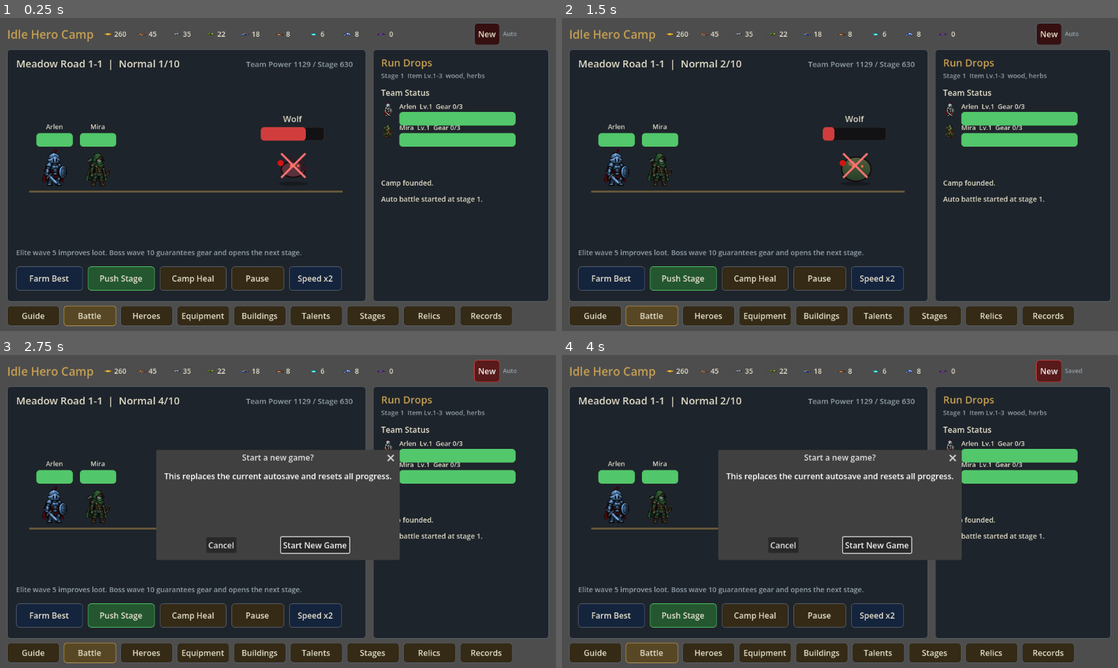
Above: before the commit, frames 1-4 (two rows, left to right).
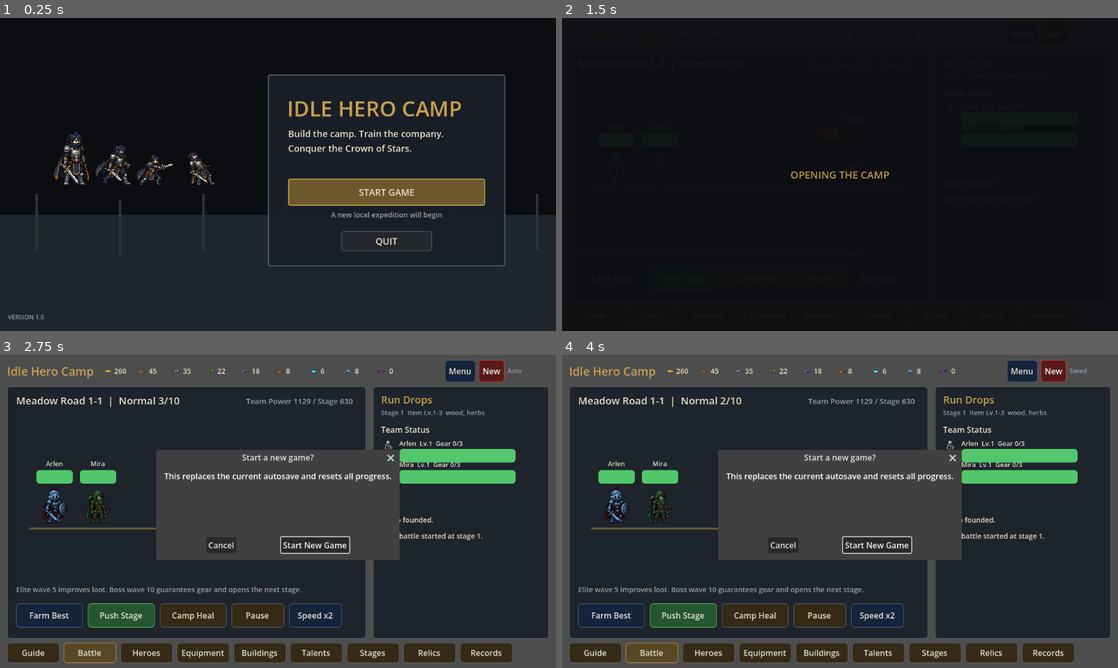
Above: after the commit, the same moments.

Repository: biiuug/Coin-Dash
Game: Godot game, scene res://TitleMenu.tscn
The game is run twice, just before and just after one commit, with the same random seed, the same clock (stepped at 60 frames per second) and the same inputs. Before the commit the project starts from res://Main.tscn.
Inputs (mouse positions are in pixels of both pictures, inside the frame that each line leads up to):
- Up to frame 1 (0.25 s): no input
- Up to frame 2 (1.5 s): click (951, 193) at 0.5 s, where only the run after the commit has a clickable "START GAME"; click (1023, 33) at 1.25 s, where only the run after the commit has a clickable "Menu"
- Up to frame 3 (2.75 s): click "New" at 2 s
- Up to frame 4 (4 s): click "Start New Game" at 2.75 s; click "New" at 3.5 s

The runs differ from the first frame. In frame 1, 60% of the frame differs, in the area x 0-100%, y 0-100%; in frame 2, 99%; in frame 3, 0.6%; in frame 4, 0.6%.

Commit message:
Add title menu and scene transitions

Diff:
--- a/Main.gd
+++ b/Main.gd
@@ -190,14 +190,18 @@
 	header.add_child(title)
 
 	resource_row = HBoxContainer.new()
-	resource_row.custom_minimum_size = Vector2(726, 38)
+	resource_row.custom_minimum_size = Vector2(668, 38)
 	resource_row.add_theme_constant_override("separation", 8)
 	header.add_child(resource_row)
 
 	var menu := HBoxContainer.new()
-	menu.custom_minimum_size = Vector2(148, 38)
+	menu.custom_minimum_size = Vector2(206, 38)
 	menu.add_theme_constant_override("separation", 6)
 	header.add_child(menu)
+	var title_button := _make_button("Menu", Vector2(54, 30), false, BLUE)
+	title_button.tooltip_text = "Save and return to the title screen."
+	title_button.pressed.connect(_on_title_menu)
+	menu.add_child(title_button)
 	var reset_button := _make_button("New", Vector2(48, 30), false, BAD)
 	reset_button.tooltip_text = "Start a fresh save file."
 	reset_button.pressed.connect(_on_new_game_requested)
@@ -1208,6 +1212,11 @@
 		new_game_dialog.popup_centered(Vector2i(440, 180))
 
 
+func _on_title_menu() -> void:
+	_save_game(false)
+	SceneTransition.change_scene("res://TitleMenu.tscn", "RETURNING TO CAMP")
+
+
 func _on_new_game() -> void:
 	heroes.clear()
 	inventory.clear()
--- /dev/null
+++ b/SceneTransition.gd
@@ -0,0 +1,66 @@
+extends CanvasLayer
+
+const FADE_TIME := 0.28
+const LOAD_HOLD_TIME := 0.65
+
+var blocker: ColorRect
+var loading_label: Label
+var transitioning := false
+
+
+func _ready() -> void:
+	layer = 1000
+	process_mode = Node.PROCESS_MODE_ALWAYS
+
+	blocker = ColorRect.new()
+	blocker.color = Color(0.045, 0.052, 0.065, 1.0)
+	blocker.set_anchors_preset(Control.PRESET_FULL_RECT)
+	blocker.mouse_filter = Control.MOUSE_FILTER_STOP
+	blocker.modulate.a = 0.0
+	blocker.visible = false
+	add_child(blocker)
+
+	loading_label = Label.new()
+	loading_label.text = "PREPARING EXPEDITION"
+	loading_label.horizontal_alignment = HORIZONTAL_ALIGNMENT_CENTER
+	loading_label.vertical_alignment = VERTICAL_ALIGNMENT_CENTER
+	loading_label.add_theme_font_size_override("font_size", 20)
+	loading_label.add_theme_color_override("font_color", Color(0.78, 0.63, 0.32))
+	loading_label.position = Vector2(350, 292)
+	loading_label.size = Vector2(400, 36)
+	blocker.add_child(loading_label)
+
+
+func change_scene(scene_path: String, message: String = "PREPARING EXPEDITION") -> void:
+	if transitioning:
+		return
+	transitioning = true
+	loading_label.text = message
+	blocker.visible = true
+	blocker.modulate.a = 0.0
+
+	var fade_out := create_tween()
+	fade_out.set_pause_mode(Tween.TWEEN_PAUSE_PROCESS)
+	fade_out.tween_property(blocker, "modulate:a", 1.0, FADE_TIME)
+	await fade_out.finished
+
+	var error := get_tree().change_scene_to_file(scene_path)
+	if error != OK:
+		loading_label.text = "SCENE FAILED TO LOAD"
+		await get_tree().create_timer(1.0, true, false, true).timeout
+		_finish_transition()
+		return
+
+	await get_tree().process_frame
+	await get_tree().create_timer(LOAD_HOLD_TIME, true, false, true).timeout
+	var fade_in := create_tween()
+	fade_in.set_pause_mode(Tween.TWEEN_PAUSE_PROCESS)
+	fade_in.tween_property(blocker, "modulate:a", 0.0, FADE_TIME)
+	await fade_in.finished
+	_finish_transition()
+
+
+func _finish_transition() -> void:
+	blocker.visible = false
+	blocker.modulate.a = 0.0
+	transitioning = false
--- /dev/null
+++ b/TitleMenu.gd
@@ -0,0 +1,122 @@
+extends Control
+
+const ACCENT := Color(0.78, 0.63, 0.32)
+const TEXT_MAIN := Color(0.90, 0.88, 0.80)
+const TEXT_MUTED := Color(0.58, 0.63, 0.67)
+const PANEL := Color(0.10, 0.12, 0.15, 0.94)
+const SAVE_PATH := "user://idle_hero_camp_save.json"
+
+
+func _ready() -> void:
+	_build_title_screen()
+
+
+func _build_title_screen() -> void:
+	var background := ColorRect.new()
+	background.color = Color(0.045, 0.052, 0.065)
+	background.set_anchors_preset(Control.PRESET_FULL_RECT)
+	add_child(background)
+
+	var horizon := ColorRect.new()
+	horizon.color = Color(0.12, 0.15, 0.17)
+	horizon.position = Vector2(0, 390)
+	horizon.size = Vector2(1100, 230)
+	background.add_child(horizon)
+
+	for index in range(7):
+		var post := ColorRect.new()
+		post.color = Color(0.18, 0.20, 0.20)
+		post.position = Vector2(70 + index * 165, 348 + (index % 2) * 12)
+		post.size = Vector2(5, 112)
+		background.add_child(post)
+
+	var character := TextureRect.new()
+	character.texture = load("res://assets/characters/warden-pixel-sample.png")
+	character.position = Vector2(100, 110)
+	character.size = Vector2(330, 330)
+	character.expand_mode = TextureRect.EXPAND_IGNORE_SIZE
+	character.stretch_mode = TextureRect.STRETCH_KEEP_ASPECT_CENTERED
+	character.texture_filter = CanvasItem.TEXTURE_FILTER_NEAREST
+	background.add_child(character)
+
+	var menu_panel := Panel.new()
+	menu_panel.position = Vector2(530, 112)
+	menu_panel.size = Vector2(470, 380)
+	var panel_style := StyleBoxFlat.new()
+	panel_style.bg_color = PANEL
+	panel_style.border_color = Color(0.34, 0.38, 0.44)
+	panel_style.set_border_width_all(2)
+	panel_style.corner_radius_top_left = 4
+	panel_style.corner_radius_top_right = 4
+	panel_style.corner_radius_bottom_left = 4
+	panel_style.corner_radius_bottom_right = 4
+	menu_panel.add_theme_stylebox_override("panel", panel_style)
+	background.add_child(menu_panel)
+
+	var title := _label("IDLE HERO CAMP", 42, ACCENT)
+	title.position = Vector2(38, 38)
+	title.size = Vector2(394, 58)
+	menu_panel.add_child(title)
+
+	var subtitle := _label("Build the camp. Train the company.\nConquer the Crown of Stars.", 18, TEXT_MAIN)
+	subtitle.position = Vector2(40, 104)
+	subtitle.size = Vector2(390, 64)
+	menu_panel.add_child(subtitle)
+
+	var start := _button("CONTINUE" if FileAccess.file_exists(SAVE_PATH) else "START GAME", ACCENT)
+	start.position = Vector2(40, 206)
+	start.size = Vector2(390, 54)
+	start.pressed.connect(_on_start_pressed)
+	menu_panel.add_child(start)
+
+	var save_hint := _label("Local expedition found" if FileAccess.file_exists(SAVE_PATH) else "A new local expedition will begin", 14, TEXT_MUTED)
+	save_hint.position = Vector2(40, 268)
+	save_hint.size = Vector2(390, 24)
+	save_hint.horizontal_alignment = HORIZONTAL_ALIGNMENT_CENTER
+	menu_panel.add_child(save_hint)
+
+	var quit := _button("QUIT", Color(0.25, 0.28, 0.31))
+	quit.position = Vector2(145, 310)
+	quit.size = Vector2(180, 40)
+	quit.pressed.connect(get_tree().quit)
+	menu_panel.add_child(quit)
+
+	var version := _label("VERSION 1.0", 12, TEXT_MUTED)
+	version.position = Vector2(16, 584)
+	version.size = Vector2(160, 22)
+	background.add_child(version)
+
+
+func _on_start_pressed() -> void:
+	SceneTransition.change_scene("res://Main.tscn", "OPENING THE CAMP")
+
+
+func _label(text: String, font_size: int, color: Color) -> Label:
+	var label := Label.new()
+	label.text = text
+	label.add_theme_font_size_override("font_size", font_size)
+	label.add_theme_color_override("font_color", color)
+	return label
+
+
+func _button(text: String, color: Color) -> Button:
+	var button := Button.new()
+	button.text = text
+	button.add_theme_font_size_override("font_size", 18)
+	button.add_theme_color_override("font_color", TEXT_MAIN)
+	var normal := StyleBoxFlat.new()
+	normal.bg_color = color.darkened(0.45)
+	normal.border_color = color
+	normal.set_border_width_all(2)
+	normal.corner_radius_top_left = 4
+	normal.corner_radius_top_right = 4
+	normal.corner_radius_bottom_left = 4
+	normal.corner_radius_bottom_right = 4
+	button.add_theme_stylebox_override("normal", normal)
+	var hover := normal.duplicate() as StyleBoxFlat
+	hover.bg_color = color.darkened(0.25)
+	button.add_theme_stylebox_override("hover", hover)
+	var pressed := normal.duplicate() as StyleBoxFlat
+	pressed.bg_color = color.darkened(0.60)
+	button.add_theme_stylebox_override("pressed", pressed)
+	return button
--- /dev/null
+++ b/TitleMenu.tscn
@@ -0,0 +1,12 @@
+[gd_scene load_steps=2 format=3]
+
+[ext_resource type="Script" path="res://TitleMenu.gd" id="1_title"]
+
+[node name="TitleMenu" type="Control"]
+layout_mode = 3
+anchors_preset = 15
+anchor_right = 1.0
+anchor_bottom = 1.0
+grow_horizontal = 2
+grow_vertical = 2
+script = ExtResource("1_title")
--- a/project.godot
+++ b/project.godot
@@ -13,8 +13,12 @@
 config/name="Idle Hero Camp"
 config/description="Build a frontier camp, train a ten-class hero roster, and conquer a 120-stage idle campaign."
 config/version="1.0.0"
-run/main_scene="res://Main.tscn"
+run/main_scene="res://TitleMenu.tscn"
 config/features=PackedStringArray("4.6", "Forward Plus")
+
+[autoload]
+
+SceneTransition="*res://SceneTransition.gd"
 
 [display]
 
Not shown, changed: README.md
